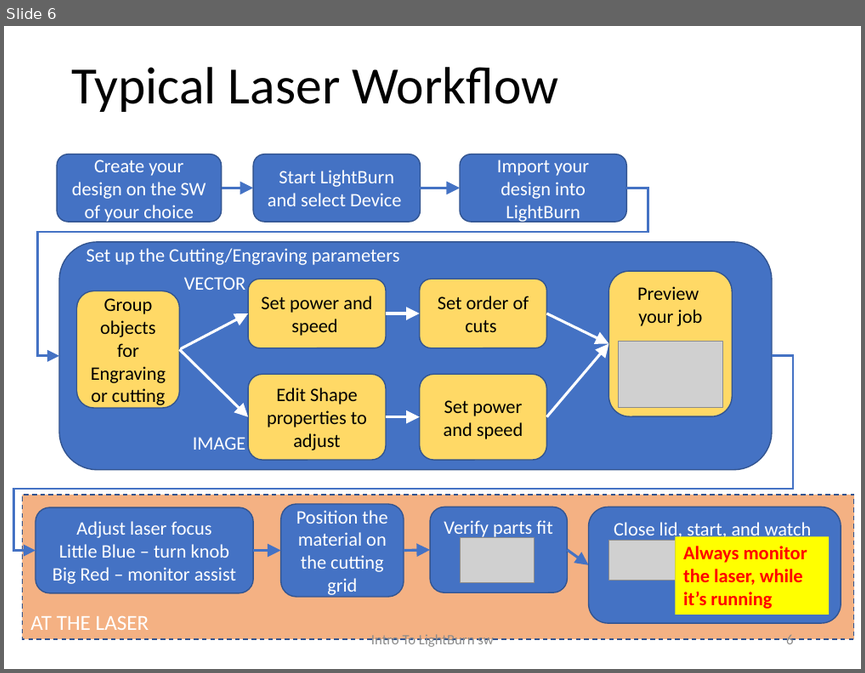
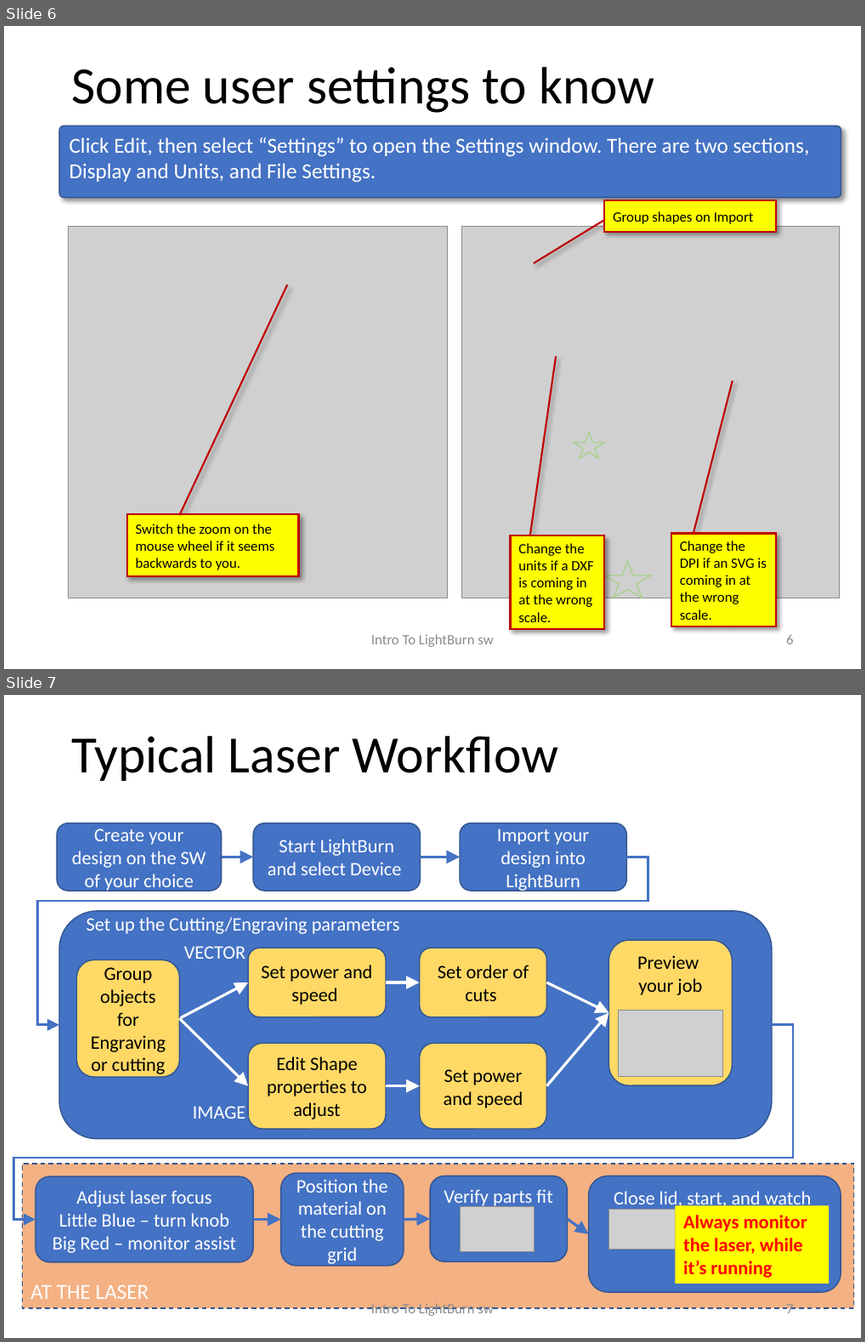
Before and after one commit to BainbridgeArtisanResourceNetwork/ETA-Documents, a slide deck: Intro to LightBurn.pptx. Shown one above the other, each under a label of ours: slide 6 before the commit, slides 6 and 7 after it. The pictures are 865x673 and 865x1342 pixels, drawn with LibreOffice and Linux fonts; fonts in the diff are those of the drawing; grey boxes stand for pictures. Boxes give left, top, right and bottom in pixels: in the first picture for what was removed or moved away, otherwise in the second. Text is boxed around its words. In the diff, an @@ line names an element or a change of style, - is before the commit and + after.

```diff
--- a/Intro to LightBurn.pptx
+++ b/Intro to LightBurn.pptx
@@ slide 6 added at (4, 26, 861, 669), background #FFFFFF @@
@@ title added at (71, 67, 655, 113), 44 pt, text #000000 @@
+Some user settings to know
@@ rounded rectangle added at (60, 125, 841, 198), fill #4472C4, outline #325491 1 pt, 18 pt, text #FFFFFF @@
+Click Edit, then select “Settings” to open the Settings window. There are two sections, Display and Units, and File Settings.
@@ border callout added at (605, 201, 776, 232), fill #FFFF00, outline #C00000 1.5 pt, 12 pt, text #000000 @@
+Group shapes on Import
@@ picture added at (69, 226, 447, 597) @@
@@ picture added at (461, 226, 840, 597) @@
@@ star added at (574, 432, 605, 458), outline #A9D18E 1 pt @@
@@ border callout added at (126, 514, 298, 576), fill #FFFF00, outline #C00000 1.5 pt, 12 pt, text #000000 @@
+Switch the zoom on the mouse wheel if it seems backwards to you.
@@ border callout added at (671, 533, 776, 626), fill #FFFF00, outline #C00000 1.5 pt, 12 pt, text #000000 @@
+Change the DPI if an SVG is coming in at the wrong scale.
@@ border callout added at (511, 536, 605, 629), fill #FFFF00, outline #C00000 1.5 pt, 12 pt, text #000000 @@
+Change the units if a DXF is coming in at the wrong scale.
@@ star added at (605, 562, 651, 598), outline #A9D18E 1 pt @@
@@ text added at (371, 634, 493, 646), 12 pt, text #8C8C8C @@
+Intro To LightBurn sw
@@ page number added at (786, 635, 793, 644), 12 pt, text #8C8C8C @@
+6
@@ what was slide 6 is now slide 7 @@
@@ page number at (786, 1302, 793, 1313): text changed @@
-6
+7
```
Also in this commit, not shown: 1 slide changed, 1 other file.
